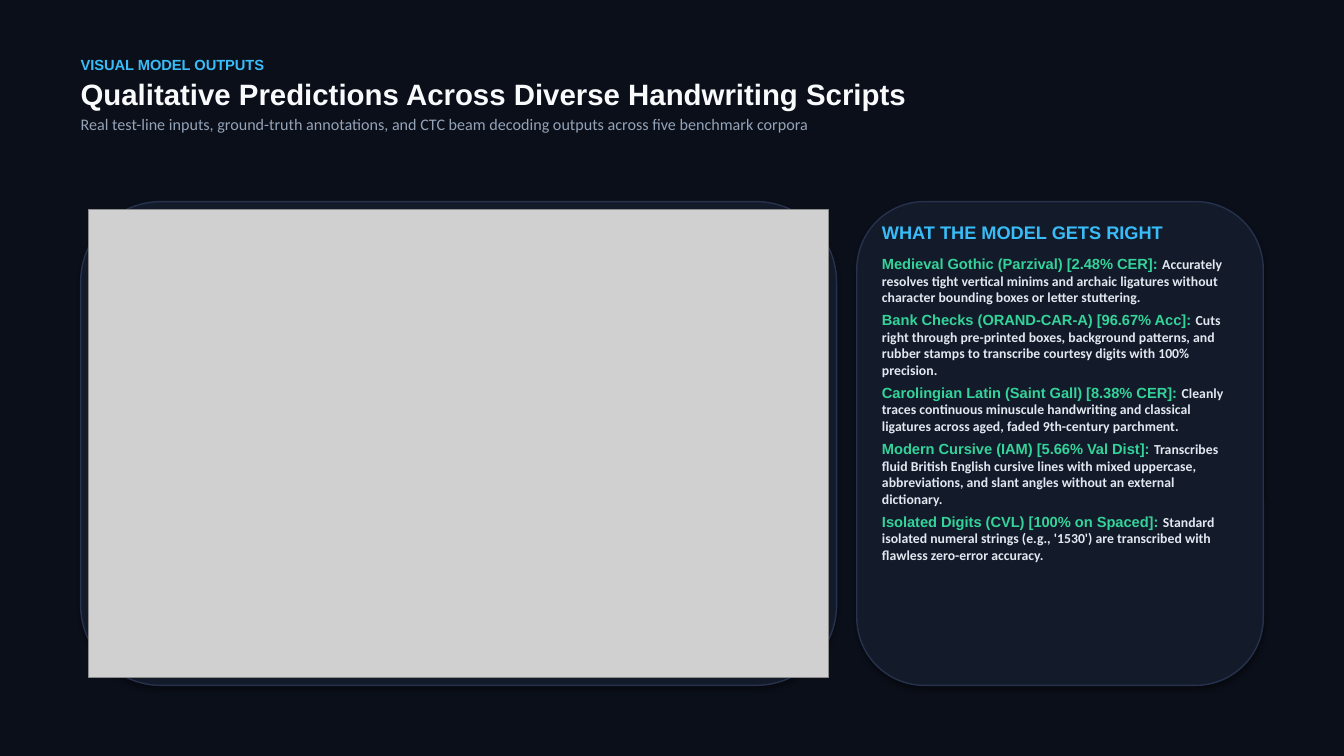
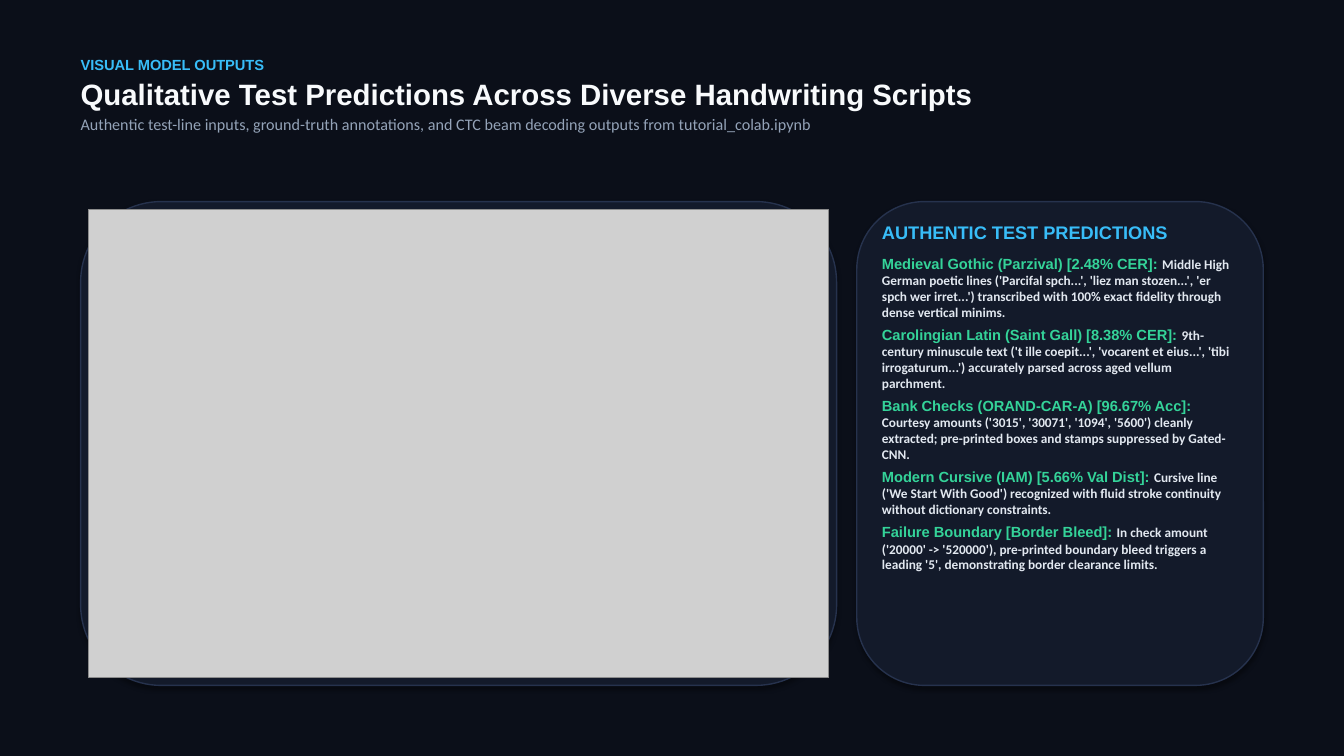
Before and after one commit to Balaji268268/HandwrittenTextRecognition, a slide deck: slide 8 of Handwritten_Text_Recognition_MNC_Keynote.pptx. Drawn at 1344x756 pixels with LibreOffice and Linux fonts; fonts in the diff are those of the drawing; grey boxes stand for pictures. Boxes give left, top, right and bottom in pixels: in the first picture for what was removed or moved away, otherwise in the second. Text is boxed around its words. In the diff, an @@ line names an element or a change of style, - is before the commit and + after.

Commit message:
Replace synthetic figures with authentic experimental test prediction outputs from notebook

```diff
--- a/Handwritten_Text_Recognition_MNC_Keynote.pptx
+++ b/Handwritten_Text_Recognition_MNC_Keynote.pptx
@@ text at <box>81,83,972,133</box>: text changed @@
-Qualitative Predictions Across Diverse Handwriting Scripts
-Real test-line inputs, ground-truth annotations, and CTC beam decoding outputs across five benchmark corpora
+Qualitative Test Predictions Across Diverse Handwriting Scripts
+Authentic test-line inputs, ground-truth annotations, and CTC beam decoding outputs from tutorial_colab.ipynb
@@ text at <box>882,226,1229,572</box>: text changed; size 9.8 to 9.5 pt @@
-WHAT THE MODEL GETS RIGHT
-Medieval Gothic (Parzival) [2.48% CER]: Accurately resolves tight vertical minims and archaic ligatures without character bounding boxes or letter stuttering.
-Bank Checks (ORAND-CAR-A) [96.67% Acc]: Cuts right through pre-printed boxes, background patterns, and rubber stamps to transcribe courtesy digits with 100% precision.
-Carolingian Latin (Saint Gall) [8.38% CER]: Cleanly traces continuous minuscule handwriting and classical ligatures across aged, faded 9th-century parchment.
-Modern Cursive (IAM) [5.66% Val Dist]: Transcribes fluid British English cursive lines with mixed uppercase, abbreviations, and slant angles without an external dictionary.
-Isolated Digits (CVL) [100% on Spaced]: Standard isolated numeral strings (e.g., '1530') are transcribed with flawless zero-error accuracy.
+AUTHENTIC TEST PREDICTIONS
+Medieval Gothic (Parzival) [2.48% CER]: Middle High German poetic lines ('Parcifal spch...', 'liez man stozen...', 'er spch wer irret...') transcribed with 100% exact fidelity through dense vertical minims.
+Carolingian Latin (Saint Gall) [8.38% CER]: 9th-century minuscule text ('t ille coepit...', 'vocarent et eius...', 'tibi irrogaturum...') accurately parsed across aged vellum parchment.
+Bank Checks (ORAND-CAR-A) [96.67% Acc]: Courtesy amounts ('3015', '30071', '1094', '5600') cleanly extracted; pre-printed boxes and stamps suppressed by Gated-CNN.
+Modern Cursive (IAM) [5.66% Val Dist]: Cursive line ('We Start With Good') recognized with fluid stroke continuity without dictionary constraints.
+Failure Boundary [Border Bleed]: In check amount ('20000' -> '520000'), pre-printed boundary bleed triggers a leading '5', demonstrating border clearance limits.
```
Also in this commit, not shown: 1 slide removed, 11 other files.
